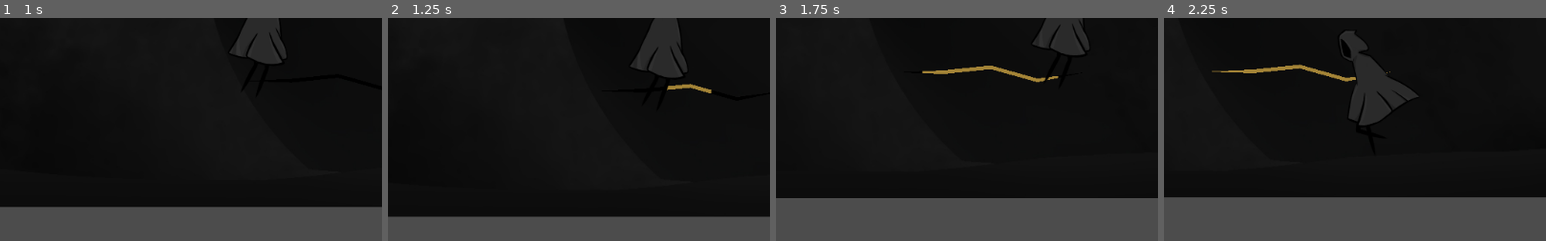
Above: before the commit, frames 1-4 (left to right).
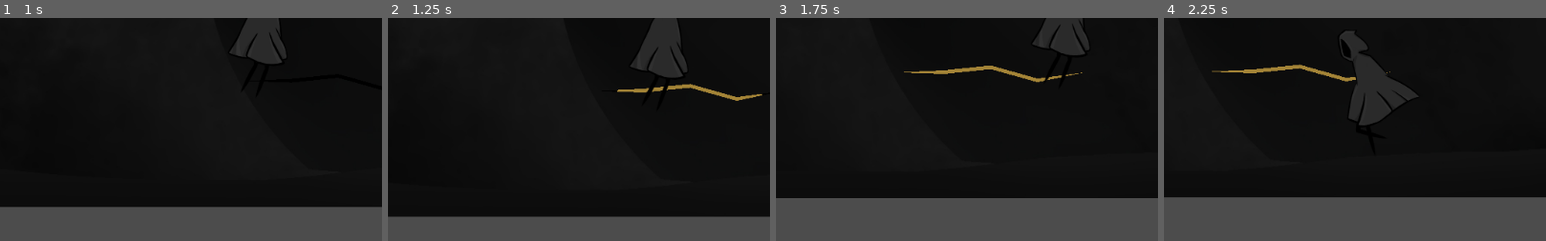
Above: after the commit, the same moments.

Repository: tufteddeer/kintsugi
Game: Godot game, scene res://level.tscn
The game is run twice, just before and just after one commit, with the same random seed, the same clock (stepped at 60 frames per second) and the same inputs.
Inputs:
- Up to frame 1 (1 s): hold D (right) from 0.53 s (still down); tap Space (jump) at 0.77 s
- Up to frame 2 (1.25 s): keep holding D (right)
- Up to frame 3 (1.75 s): keep holding D (right); tap Space (jump) at 1.52 s
- Up to frame 4 (2.25 s): release D (right) at 2.03 s; hold A (left) from 2.03 s (still down)
The pictures show only the part of the screen within x 26-76%, y 43-93%; the shares and areas given below are measured in that part.

Frame 1 is identical in both runs. In frame 2, 0.4% of the frame differs, in the area x 60-98%, y 30-38%; in frame 3, less than 0.1%; in frame 4, nothing differs.

Commit message:
make fill animation faster

Diff:
--- a/crack.tscn
+++ b/crack.tscn
@@ -8,8 +8,8 @@
 resource_local_to_scene = true
 shader = ExtResource( 3 )
 shader_param/color = Plane( 0.6431, 0.5176, 0.2156, 1 )
-shader_param/hi = 0.5
-shader_param/lo = 0.5
+shader_param/hi = 1.0
+shader_param/lo = 0.0
 
 [sub_resource type="Gradient" id=2]
 resource_local_to_scene = true
@@ -21,6 +21,7 @@
 width = 500
 
 [sub_resource type="Animation" id=4]
+length = 0.5
 tracks/0/type = "value"
 tracks/0/path = NodePath(".:material:shader_param/hi")
 tracks/0/interp = 1
@@ -28,7 +29,7 @@
 tracks/0/imported = false
 tracks/0/enabled = true
 tracks/0/keys = {
-"times": PoolRealArray( 0, 1 ),
+"times": PoolRealArray( 0, 0.3 ),
 "transitions": PoolRealArray( 1, 1 ),
 "update": 0,
 "values": [ 0.5, 1.0 ]
@@ -40,7 +41,7 @@
 tracks/1/imported = false
 tracks/1/enabled = true
 tracks/1/keys = {
-"times": PoolRealArray( 0, 1 ),
+"times": PoolRealArray( 0, 0.3 ),
 "transitions": PoolRealArray( 1, 1 ),
 "update": 0,
 "values": [ 0.5, 0.0 ]
